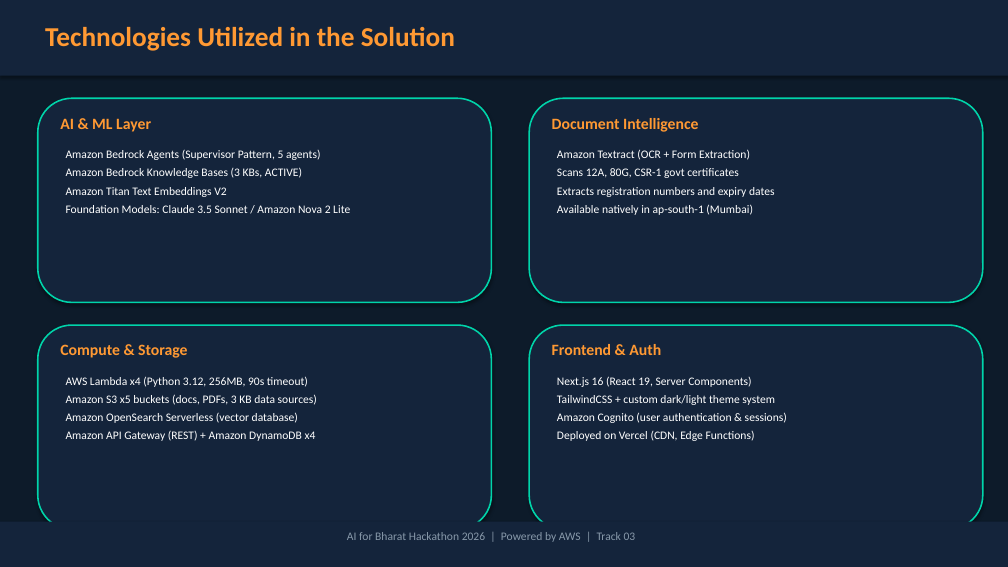
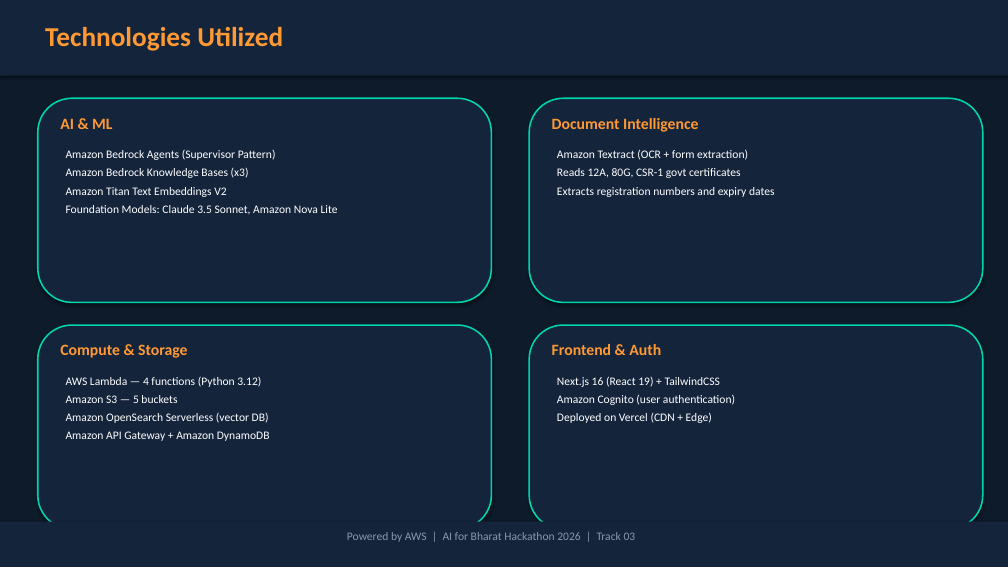
Before and after one commit to Sid-V5/NidhiAi, a slide deck: slide 8 of NidhiAI_Prototype_Submission.pptx. Drawn at 1008x567 pixels with LibreOffice and Linux fonts; fonts in the diff are those of the drawing. Boxes give left, top, right and bottom in pixels: in the first picture for what was removed or moved away, otherwise in the second. Text is boxed around its words. In the diff, an @@ line names an element or a change of style, - is before the commit and + after.

```diff
--- a/NidhiAI_Prototype_Submission.pptx
+++ b/NidhiAI_Prototype_Submission.pptx
@@ text at bbox=[45, 27, 283, 51]: text changed @@
-Technologies Utilized in the Solution
+Technologies Utilized
@@ text at bbox=[60, 118, 112, 129]: text changed @@
-AI & ML Layer
+AI & ML
@@ text at bbox=[66, 149, 276, 178]: text changed @@
-Amazon Bedrock Agents (Supervisor Pattern, 5 agents)
-Amazon Bedrock Knowledge Bases (3 KBs, ACTIVE)
+Amazon Bedrock Agents (Supervisor Pattern)
+Amazon Bedrock Knowledge Bases (x3)
@@ text at bbox=[557, 149, 748, 178]: text changed @@
-Amazon Textract (OCR + Form Extraction)
-Scans 12A, 80G, CSR-1 govt certificates
+Amazon Textract (OCR + form extraction)
+Reads 12A, 80G, CSR-1 govt certificates
@@ text at bbox=[66, 205, 338, 215]: text changed @@
-Foundation Models: Claude 3.5 Sonnet / Amazon Nova 2 Lite
+Foundation Models: Claude 3.5 Sonnet, Amazon Nova Lite
@@ text at bbox=[557, 204, 753, 215]: paragraph removed @@
-Available natively in ap-south-1 (Mumbai)
@@ text at bbox=[66, 376, 270, 441]: text changed @@
-AWS Lambda x4 (Python 3.12, 256MB, 90s timeout)
-Amazon S3 x5 buckets (docs, PDFs, 3 KB data sources)
-Amazon OpenSearch Serverless (vector database)
-Amazon API Gateway (REST) + Amazon DynamoDB x4
+AWS Lambda — 4 functions (Python 3.12)
+Amazon S3 — 5 buckets
+Amazon OpenSearch Serverless (vector DB)
+Amazon API Gateway + Amazon DynamoDB
@@ text at bbox=[557, 376, 735, 423]: text changed @@
-Next.js 16 (React 19, Server Components)
-TailwindCSS + custom dark/light theme system
-Amazon Cognito (user authentication & sessions)
-Deployed on Vercel (CDN, Edge Functions)
+Next.js 16 (React 19) + TailwindCSS
+Amazon Cognito (user authentication)
+Deployed on Vercel (CDN + Edge)
@@ text at bbox=[347, 532, 636, 542]: text changed @@
-AI for Bharat Hackathon 2026 | Powered by AWS | Track 03
+Powered by AWS | AI for Bharat Hackathon 2026 | Track 03
```
Also in this commit, not shown: 13 other slides changed, 10 other files.
